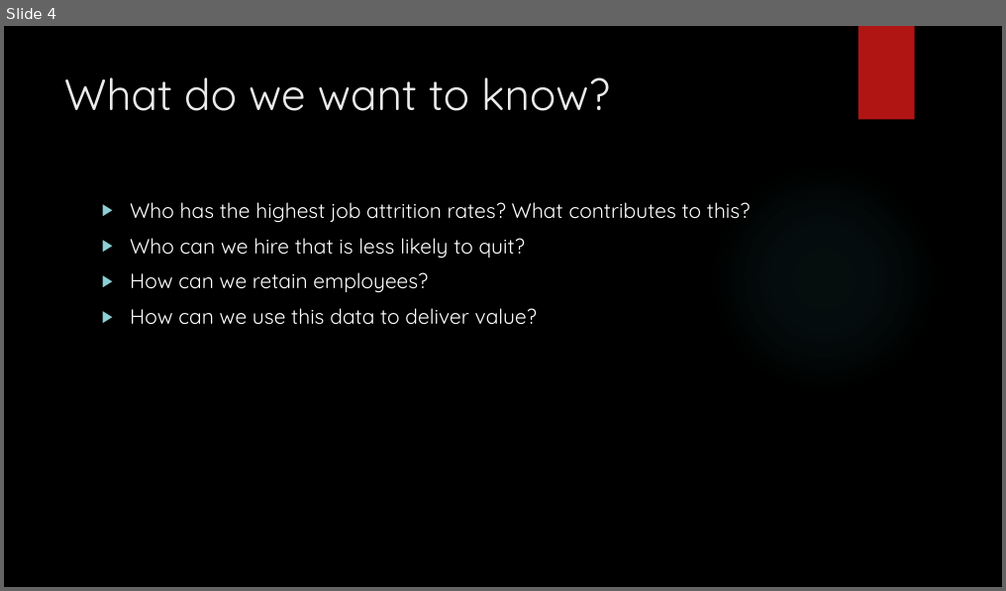
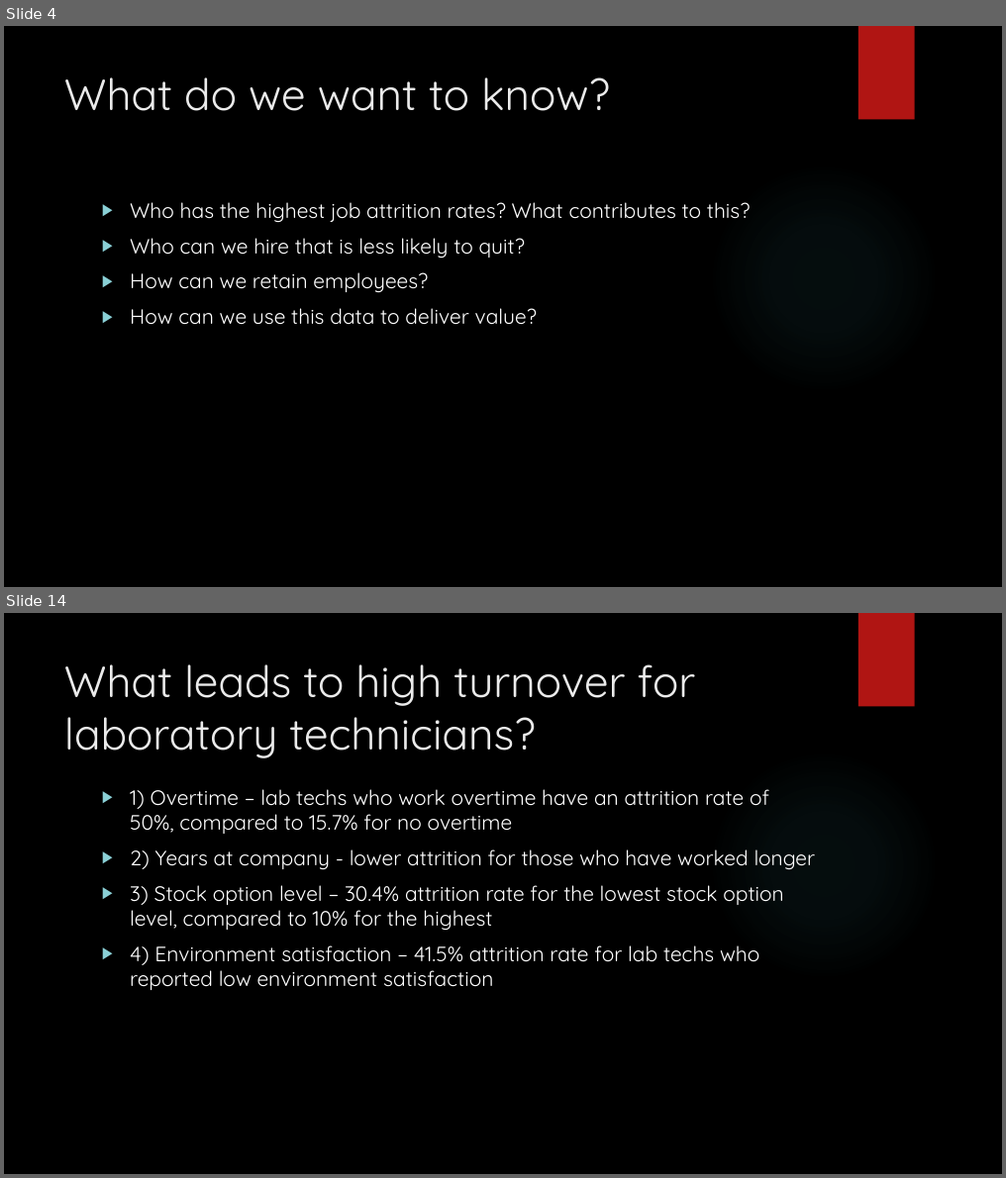
Before and after one commit to vazquezs123/DATA_SCIENCE_CS02, a slide deck: case_study_02_presentation.pptx. Shown one above the other, each under a label of ours: slide 4 before the commit, slides 4 and 14 after it; the slides between them are not shown. The pictures are 1006x591 and 1006x1178 pixels, drawn with LibreOffice and Linux fonts; fonts in the diff are those of the drawing; background and template pictures are left out. Boxes give left, top, right and bottom in pixels: in the first picture for what was removed or moved away, otherwise in the second. Text is boxed around its words. In the diff, an @@ line names an element or a change of style, - is before the commit and + after.

```diff
--- a/case_study_02_presentation.pptx
+++ b/case_study_02_presentation.pptx
@@ slide 14 added at bbox=[4, 613, 1002, 1174], background picture (left out); not listed: 2 template elements that a slide beside it also shows @@
@@ title added at bbox=[64, 664, 696, 759], 42 pt, text #EBEBEB @@
+What leads to high turnover for laboratory technicians?
@@ text added at bbox=[130, 789, 816, 990], 20 pt, text #FFFFFF @@
+▶ 1) Overtime – lab techs who work overtime have an attrition rate of 50%, compared to 15.7% for no overtime
+▶ 2) Years at company - lower attrition for those who have worked longer
+▶ 3) Stock option level – 30.4% attrition rate for the lowest stock option level, compared to 10% for the highest
+▶ 4) Environment satisfaction – 41.5% attrition rate for lab techs who reported low environment satisfaction
```
Also in this commit, not shown: 10 other slides added.
